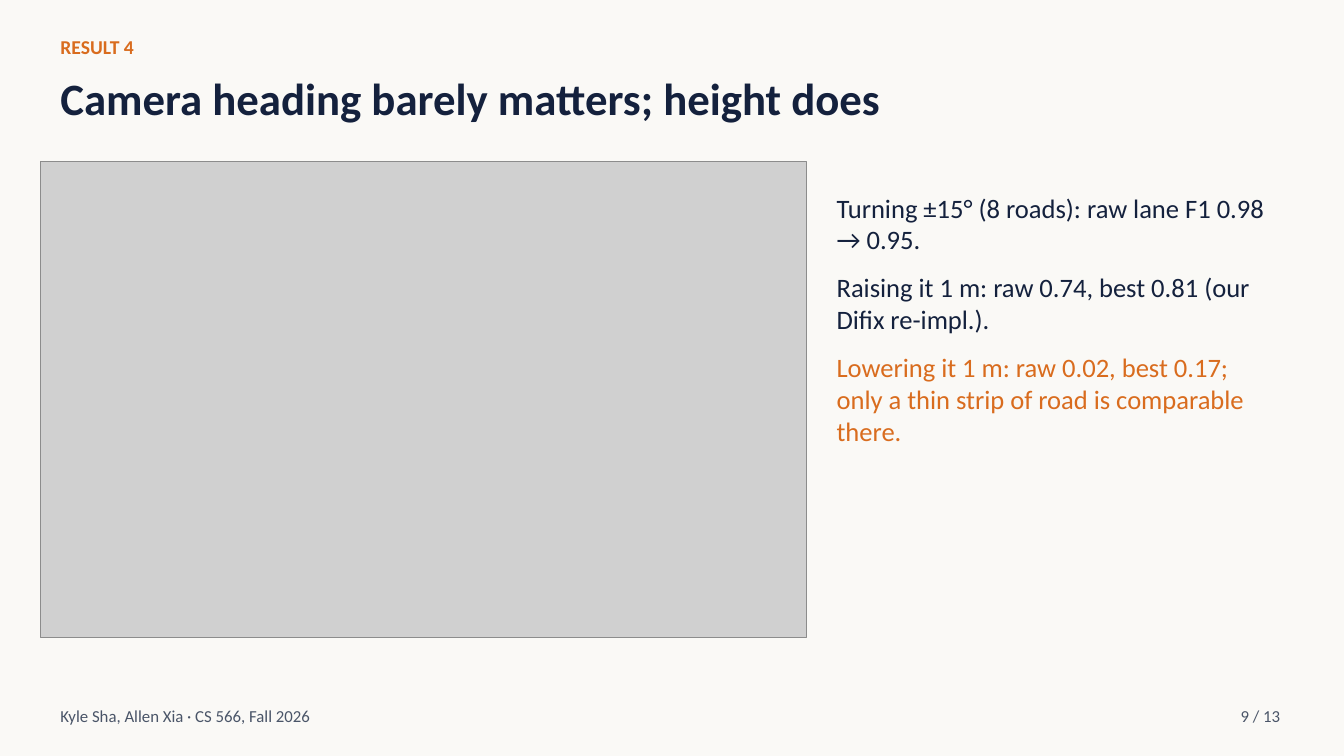
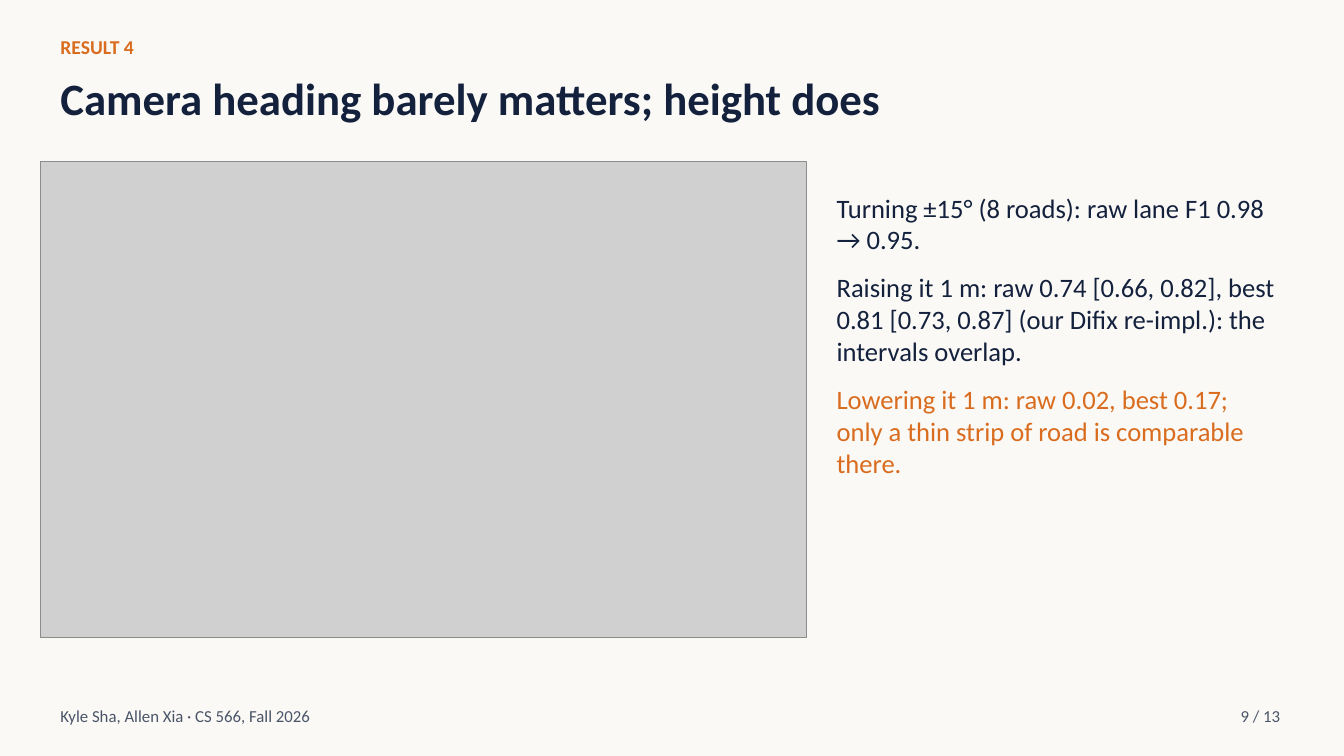
Before and after one commit to ksha23/cs566-drive-sim-trust, a slide deck: slide 9 of presentation/cs566_drive_sim_talk.pptx. Drawn at 1344x756 pixels with LibreOffice and Linux fonts; fonts in the diff are those of the drawing; grey boxes stand for pictures. Boxes give left, top, right and bottom in pixels: in the first picture for what was removed or moved away, otherwise in the second. Text is boxed around its words. In the diff, an @@ line names an element or a change of style, - is before the commit and + after.

```diff
--- a/presentation/cs566_drive_sim_talk.pptx
+++ b/presentation/cs566_drive_sim_talk.pptx
@@ text at (837, 277, 1274, 366): text changed @@
-Raising it 1 m: raw 0.74, best 0.81 (our Difix re-impl.).
+Raising it 1 m: raw 0.74 [0.66, 0.82], best 0.81 [0.73, 0.87] (our Difix re-impl.): the intervals overlap.
```
Also in this commit, not shown: 3 other files.
